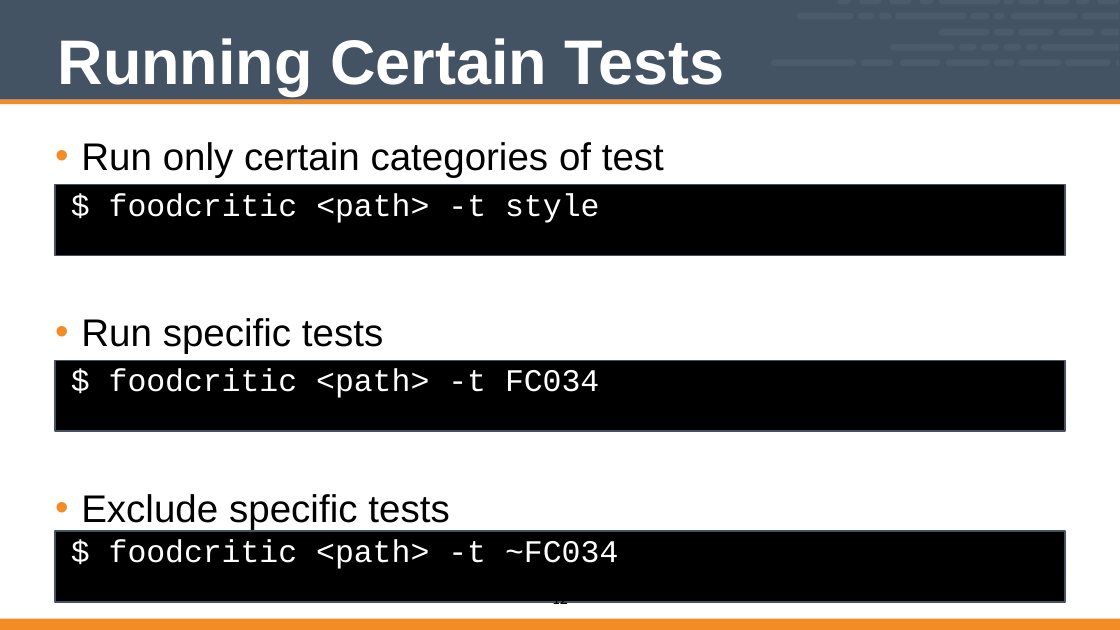
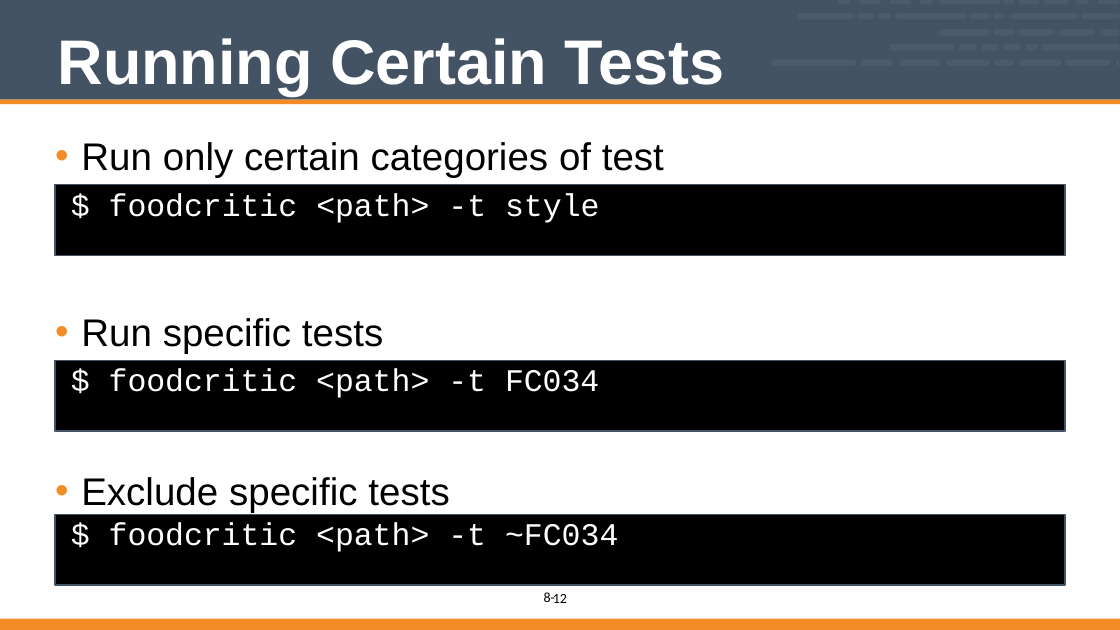
Before and after one commit to vinyar/chef-intermediate, a slide deck: slide 12 of Modules/08-foodcritic.pptx. Drawn at 1120x630 pixels with LibreOffice and Linux fonts; fonts in the diff are those of the drawing. Boxes give left, top, right and bottom in pixels: in the first picture for what was removed or moved away, otherwise in the second. Text is boxed around its words. In the diff, an @@ line names an element or a change of style, - is before the commit and + after.

```diff
--- a/Modules/08-foodcritic.pptx
+++ b/Modules/08-foodcritic.pptx
@@ text "Exclude specific tests": place and size @@
-text "Exclude specific tests" at <box>81,494,449,530</box>
+text "Exclude specific tests" at <box>81,477,449,513</box>
@@ rectangle "$ foodcritic <path> -t ~FC034": place and size @@
-rectangle "$ foodcritic <path> -t ~FC034" at <box>55,531,1065,602</box>
+rectangle "$ foodcritic <path> -t ~FC034" at <box>55,515,1065,585</box>
@@ page number at <box>553,594,567,603</box>: size 18 to 16 pt @@
@@ text added at <box>544,592,555,603</box>, 16 pt, text #000000 @@
+8-
```
Also in this commit, not shown: 13 other slides changed.
